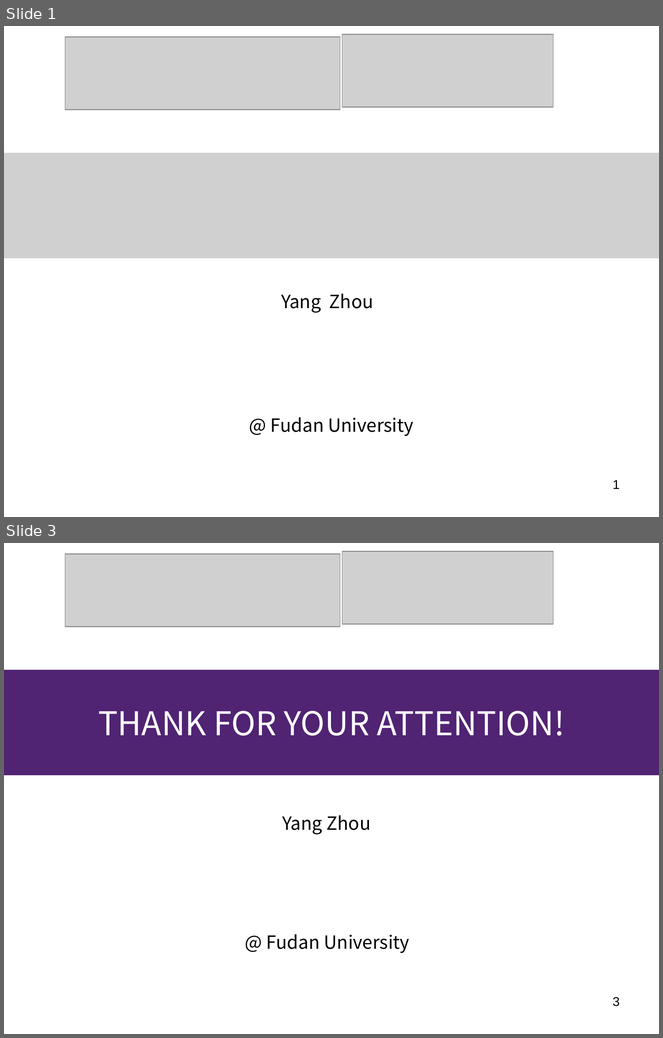
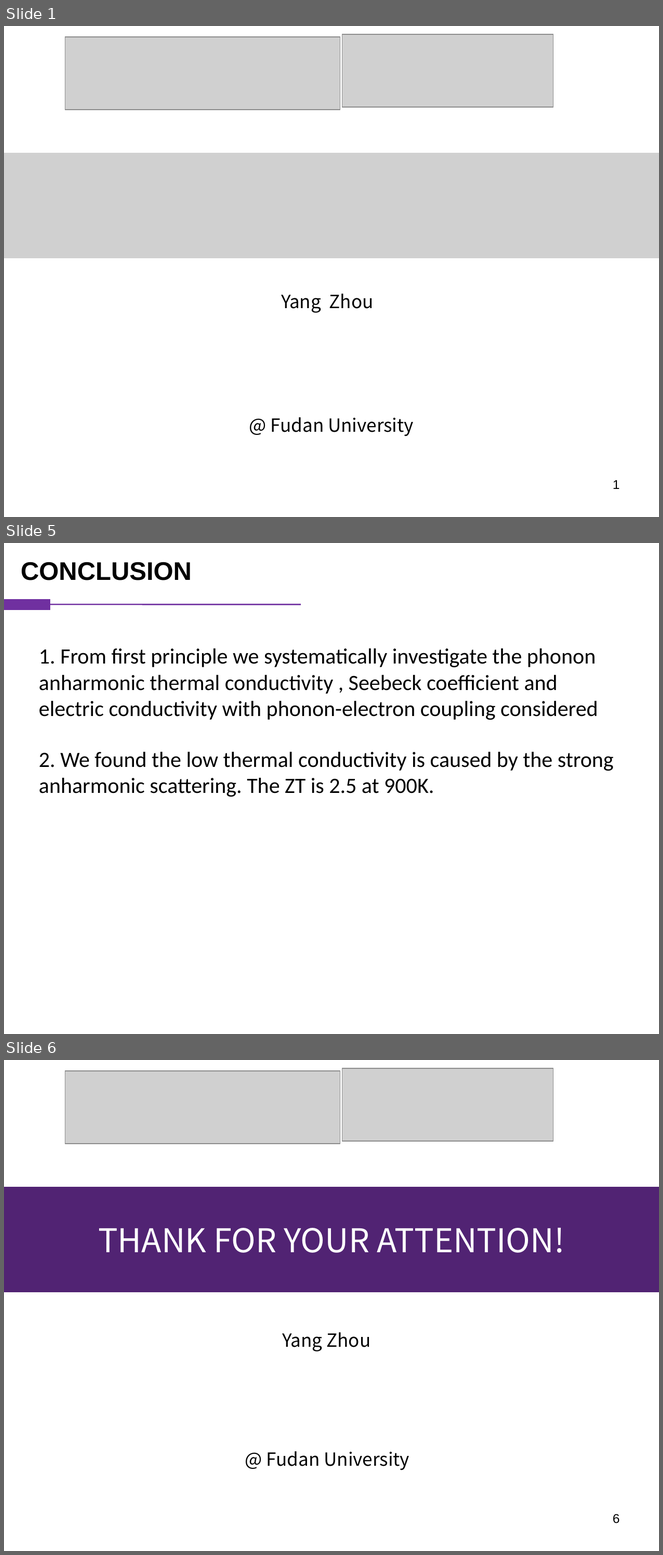
Before and after one commit to vanceeasleaf/paper_bi4i4, a slide deck: bi4i4.pptx. Shown one above the other, each under a label of ours: slides 1 and 3 before the commit, slides 1, 5 and 6 after it; the slides between them are not shown. The pictures are 663x1038 and 663x1555 pixels, drawn with LibreOffice and Linux fonts; fonts in the diff are those of the drawing; grey boxes stand for pictures. Boxes give left, top, right and bottom in pixels: in the first picture for what was removed or moved away, otherwise in the second. Text is boxed around its words. In the diff, an @@ line names an element or a change of style, - is before the commit and + after.

```diff
--- a/bi4i4.pptx
+++ b/bi4i4.pptx
@@ slide 5 added at [4,543,659,1034], background #FFFFFF @@
@@ text added at [21,562,192,580], 28 pt, text #000000, bold @@
+CONCLUSION
@@ rectangle added at [4,599,50,610], fill #7030A0, outline #7030A0 0.75 pt @@
@@ line added from (301, 604) to (50, 604), #7030A0 1.5 pt @@
@@ text added at [39,648,598,720], 24 pt, text #000000 @@
+1. From first principle we systematically investigate the phonon anharmonic thermal conductivity , Seebeck coefficient and electric conductivity with phonon-electron coupling considered
@@ text added at [39,752,614,797], 24 pt, text #000000 @@
+2. We found the low thermal conductivity is caused by the strong anharmonic scattering. The ZT is 2.5 at 900K.
@@ what was slide 3 is now slide 6 @@
@@ page number at [613,1514,620,1524]: text changed @@
-3
+6
```
Also in this commit, not shown: 3 other slides added, 1 slide removed.
